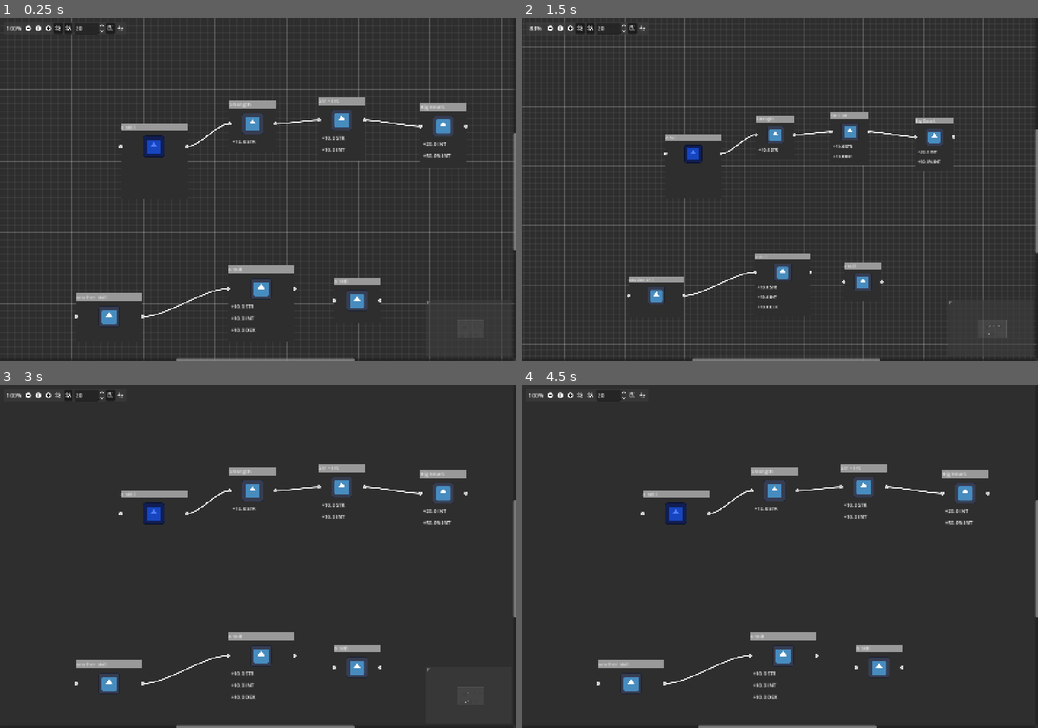
Above: before the commit, frames 1-4 (two rows, left to right).
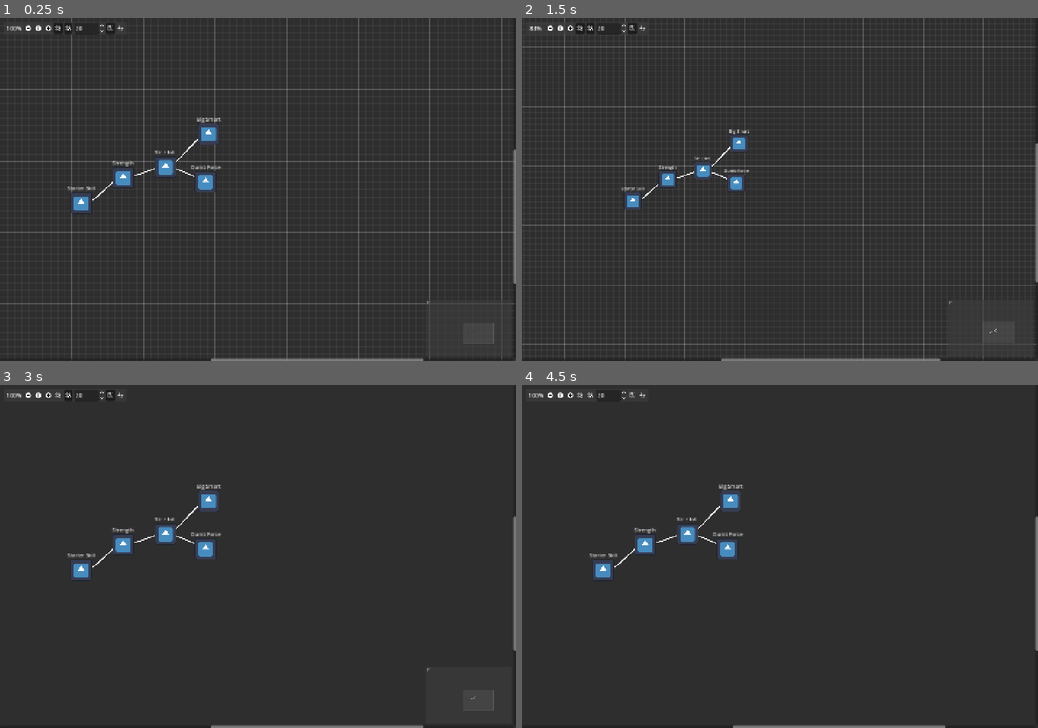
Above: after the commit, the same moments.

Repository: Koaieus/skill-tree-of-life
Game: Godot game, scene res://main.tscn
Same seed, same stepped clock (60 frames per second), same inputs: the game is played once before the commit and once after it. The engine's default icon, where the game draws it, is replaced by a stand-in: a white triangle on a blue panel in a dark square.
Inputs (mouse positions are in pixels of both pictures, inside the frame that each line leads up to):
- Up to frame 1 (0.25 s): no input
- Up to frame 2 (1.5 s): click (785, 288) at 0.52 s; click (547, 28) at 1.25 s
- Up to frame 3 (3 s): click (46, 395) at 2 s; click (56, 395) at 2.75 s
- Up to frame 4 (4.5 s): click (589, 395) at 3.5 s; click (630, 395) at 4.25 s

The runs differ from the first frame. In frame 1, 5.9% of the frame differs, in the area x 13-100%, y 23-100%; in frame 2, 4.1%; in frame 3, 5.6%; in frame 4, 5.6%.
Error after the commit: Parse Error: Could not parse global class "TreeEntity" from "res://tree_entity.gd". (res://tree_node.gd:5)

Commit message:
Customize skill display, start on skill allocation logic

Diff:
--- a/main.tscn
+++ b/main.tscn
@@ -1,11 +1,10 @@
-[gd_scene load_steps=20 format=3 uid="uid://cifdsy0tgbjj2"]
+[gd_scene load_steps=19 format=3 uid="uid://cifdsy0tgbjj2"]
 
 [ext_resource type="PackedScene" uid="uid://tm13xqmslpor" path="res://player.tscn" id="2_1bvp3"]
 [ext_resource type="PackedScene" uid="uid://cp7jtjmcxyxlm" path="res://tree_graph_edit.tscn" id="4_7mycd"]
 [ext_resource type="PackedScene" uid="uid://dxsj4sc2n6kcm" path="res://tree_node.tscn" id="5_lquwl"]
 [ext_resource type="Script" uid="uid://cfpnfqaij275b" path="res://stat_system/modifier/int_stat_modifier.gd" id="6_4c57u"]
 [ext_resource type="Script" uid="uid://c4wli7tfhudjl" path="res://stat_system/modifier/_number_stat_modifier.gd" id="6_5vw27"]
-[ext_resource type="PackedScene" uid="uid://ocw3oj3rx4gr" path="res://mod.tscn" id="6_272bh"]
 [ext_resource type="PackedScene" uid="uid://bykuqbr2eeh8j" path="res://skills.tscn" id="7_5vw27"]
 [ext_resource type="Script" uid="uid://cehpx155ql87x" path="res://stats/list/str_stat.gd" id="7_efxa6"]
 [ext_resource type="Script" uid="uid://chokoff1ki83w" path="res://stats/list/int_stat.gd" id="8_dg77c"]
@@ -63,7 +62,7 @@
 
 [sub_resource type="Resource" id="Resource_cegan"]
 script = ExtResource("10_efxa6")
-operation_value = 50.0
+operation_value = 50
 operation = 10
 stat_key = ExtResource("8_dg77c")
 metadata/_custom_type_script = "uid://cjce8d5f3u662"
@@ -73,8 +72,7 @@
 [node name="Players" type="Node" parent="."]
 unique_name_in_owner = true
 
-[node name="Player" parent="Players" node_paths=PackedStringArray("core") instance=ExtResource("2_1bvp3")]
-core = NodePath("../../VBoxContainer/TreeGraphEdit/TreeNode")
+[node name="Player" parent="Players" instance=ExtResource("2_1bvp3")]
 color = Color(0.31512, 0.490913, 1, 1)
 
 [node name="VBoxContainer" type="VBoxContainer" parent="."]
@@ -91,12 +89,6 @@
 layout_mode = 2
 connection_lines_curvature = 0.3
 connections = Array[Dictionary]([{
-"from_node": &"TreeNode2",
-"from_port": 0,
-"keep_alive": false,
-"to_node": &"TreeNode",
-"to_port": 0
-}, {
 "from_node": &"Start",
 "from_port": 0,
 "keep_alive": false,
@@ -114,196 +106,118 @@
 "keep_alive": false,
 "to_node": &"BigInt",
 "to_port": 0
+}, {
+"from_node": &"StrInt",
+"from_port": 0,
+"keep_alive": true,
+"to_node": &"Dumb Force",
+"to_port": 0
 }])
 
-[node name="TreeNode" parent="VBoxContainer/TreeGraphEdit" index="1"]
-offset_left = 636.0
-offset_top = 692.0
-offset_right = 821.0
-offset_bottom = 905.0
-position_offset = Vector2(636, 692)
-slot/3/left_enabled = false
-slot/3/left_type = 0
-slot/3/left_color = Color(1, 1, 1, 1)
-slot/3/left_icon = null
-slot/3/right_enabled = false
-slot/3/right_type = 0
-slot/3/right_color = Color(1, 1, 1, 1)
-slot/3/right_icon = null
-slot/3/draw_stylebox = true
-slot/4/left_enabled = false
-slot/4/left_type = 0
-slot/4/left_color = Color(1, 1, 1, 1)
-slot/4/left_icon = null
-slot/4/right_enabled = false
-slot/4/right_type = 0
-slot/4/right_color = Color(1, 1, 1, 1)
-slot/4/right_icon = null
-slot/4/draw_stylebox = true
-slot/5/left_enabled = false
-slot/5/left_type = 0
-slot/5/left_color = Color(1, 1, 1, 1)
-slot/5/left_icon = null
-slot/5/right_enabled = false
-slot/5/right_type = 0
-slot/5/right_color = Color(1, 1, 1, 1)
-slot/5/right_icon = null
-slot/5/draw_stylebox = true
-
-[node name="Mod" parent="VBoxContainer/TreeGraphEdit/TreeNode" index="4" instance=ExtResource("6_272bh")]
-layout_mode = 2
-amount = 10.0
-
-[node name="Mod2" parent="VBoxContainer/TreeGraphEdit/TreeNode" index="5" instance=ExtResource("6_272bh")]
-layout_mode = 2
-amount = 10.0
-stat = "INT"
-
-[node name="Mod3" parent="VBoxContainer/TreeGraphEdit/TreeNode" index="6" instance=ExtResource("6_272bh")]
-layout_mode = 2
-amount = 10.0
-stat = "DEX"
-
-[node name="TreeNode2" parent="VBoxContainer/TreeGraphEdit" index="2"]
-offset_left = 212.0
-offset_top = 770.0
-offset_right = 397.0
-offset_bottom = 906.0
-position_offset = Vector2(212, 770)
-
 [node name="Start" parent="VBoxContainer/TreeGraphEdit" node_paths=PackedStringArray("owned_by") instance=ExtResource("5_lquwl")]
-layout_mode = 0
-offset_left = 336.0
-offset_top = 294.0
-offset_right = 521.0
-offset_bottom = 507.0
-mouse_filter = 1
-position_offset = Vector2(336, 294)
+self_modulate = Color(1, 1, 1, 0)
+layout_mode = 0
+anchors_preset = 0
+anchor_top = 0.0
+anchor_right = 0.0
+anchor_bottom = 0.0
+offset_left = 187.0
+offset_top = 465.0
+offset_right = 266.0
+offset_bottom = 545.0
+mouse_filter = 1
+theme_override_constants/port_h_offset = 30
+position_offset = Vector2(187, 465)
+title = "Starter Skill"
 owned_by = NodePath("../../../Players/Player")
 modifiers = Array[ExtResource("6_5vw27")]([SubResource("Resource_w48qg"), SubResource("Resource_vivmo"), SubResource("Resource_2cqfq")])
 
-[node name="TreeNode3" parent="VBoxContainer/TreeGraphEdit" instance=ExtResource("5_lquwl")]
-layout_mode = 0
-offset_left = 932.0
-offset_top = 725.0
-offset_right = 1060.0
-offset_bottom = 853.0
-mouse_filter = 1
-position_offset = Vector2(932, 725)
-
 [node name="Strength" parent="VBoxContainer/TreeGraphEdit" instance=ExtResource("5_lquwl")]
-layout_mode = 0
-offset_left = 640.0
-offset_top = 230.0
-offset_right = 768.0
-offset_bottom = 377.0
-mouse_filter = 1
-position_offset = Vector2(640, 230)
+self_modulate = Color(1, 1, 1, 0)
+layout_mode = 0
+anchors_preset = 0
+anchor_top = 0.0
+anchor_right = 0.0
+anchor_bottom = 0.0
+offset_left = 313.0
+offset_top = 394.0
+offset_right = 373.0
+offset_bottom = 474.0
+mouse_filter = 1
+theme_override_constants/port_h_offset = 30
+position_offset = Vector2(313, 394)
 title = "Strength"
-slot/3/left_enabled = false
-slot/3/left_type = 0
-slot/3/left_color = Color(1, 1, 1, 1)
-slot/3/left_icon = null
-slot/3/right_enabled = false
-slot/3/right_type = 0
-slot/3/right_color = Color(1, 1, 1, 1)
-slot/3/right_icon = null
-slot/3/draw_stylebox = true
 modifiers = Array[ExtResource("6_5vw27")]([SubResource("Resource_dg77c")])
 
-[node name="Mod" parent="VBoxContainer/TreeGraphEdit/Strength" instance=ExtResource("6_272bh")]
-layout_mode = 2
-amount = 10.0
-
 [node name="StrInt" parent="VBoxContainer/TreeGraphEdit" instance=ExtResource("5_lquwl")]
-layout_mode = 0
-offset_left = 889.0
-offset_top = 220.0
-offset_right = 1017.0
-offset_bottom = 400.0
-mouse_filter = 1
-position_offset = Vector2(889, 220)
+self_modulate = Color(1, 1, 1, 0)
+layout_mode = 0
+anchors_preset = 0
+anchor_top = 0.0
+anchor_right = 0.0
+anchor_bottom = 0.0
+offset_left = 431.0
+offset_top = 364.0
+offset_right = 491.0
+offset_bottom = 444.0
+mouse_filter = 1
+theme_override_constants/port_h_offset = 30
+position_offset = Vector2(431, 364)
 title = "Str + Int"
-slot/3/left_enabled = false
-slot/3/left_type = 0
-slot/3/left_color = Color(1, 1, 1, 1)
-slot/3/left_icon = null
-slot/3/right_enabled = false
-slot/3/right_type = 0
-slot/3/right_color = Color(1, 1, 1, 1)
-slot/3/right_icon = null
-slot/3/draw_stylebox = true
-slot/4/left_enabled = false
-slot/4/left_type = 0
-slot/4/left_color = Color(1, 1, 1, 1)
-slot/4/left_icon = null
-slot/4/right_enabled = false
-slot/4/right_type = 0
-slot/4/right_color = Color(1, 1, 1, 1)
-slot/4/right_icon = null
-slot/4/draw_stylebox = true
 modifiers = Array[ExtResource("6_5vw27")]([SubResource("Resource_ycdy4"), SubResource("Resource_yaehf")])
 
-[node name="Mod" parent="VBoxContainer/TreeGraphEdit/StrInt" instance=ExtResource("6_272bh")]
-layout_mode = 2
-amount = 10.0
-
-[node name="Mod2" parent="VBoxContainer/TreeGraphEdit/StrInt" instance=ExtResource("6_272bh")]
-layout_mode = 2
-amount = 10.0
-stat = "INT"
-
 [node name="BigInt" parent="VBoxContainer/TreeGraphEdit" instance=ExtResource("5_lquwl")]
-layout_mode = 0
-offset_left = 1172.0
-offset_top = 237.0
-offset_right = 1300.0
-offset_bottom = 417.0
-mouse_filter = 1
-position_offset = Vector2(1172, 237)
+self_modulate = Color(1, 1, 1, 0)
+layout_mode = 0
+anchors_preset = 0
+anchor_top = 0.0
+anchor_right = 0.0
+anchor_bottom = 0.0
+offset_left = 548.0
+offset_top = 272.0
+offset_right = 614.0
+offset_bottom = 352.0
+mouse_filter = 1
+theme_override_constants/port_h_offset = 33
+position_offset = Vector2(548, 272)
 title = "Big Smart"
-slot/3/left_enabled = false
-slot/3/left_type = 0
-slot/3/left_color = Color(1, 1, 1, 1)
-slot/3/left_icon = null
-slot/3/right_enabled = false
-slot/3/right_type = 0
-slot/3/right_color = Color(1, 1, 1, 1)
-slot/3/right_icon = null
-slot/3/draw_stylebox = true
-slot/4/left_enabled = false
-slot/4/left_type = 0
-slot/4/left_color = Color(1, 1, 1, 1)
-slot/4/left_icon = null
-slot/4/right_enabled = false
-slot/4/right_type = 0
-slot/4/right_color = Color(1, 1, 1, 1)
-slot/4/right_icon = null
-slot/4/draw_stylebox = true
 modifiers = Array[ExtResource("6_5vw27")]([SubResource("Resource_074og"), SubResource("Resource_cegan")])
 
-[node name="Mod2" parent="VBoxContainer/TreeGraphEdit/BigInt" instance=ExtResource("6_272bh")]
-layout_mode = 2
-amount = 20.0
-stat = "INT"
-
-[node name="Mod" parent="VBoxContainer/TreeGraphEdit/BigInt" instance=ExtResource("6_272bh")]
-layout_mode = 2
-amount = 50.0
-stat = "INT"
-operation = 1
+[node name="Dumb Force" parent="VBoxContainer/TreeGraphEdit" instance=ExtResource("5_lquwl")]
+self_modulate = Color(1, 1, 1, 0)
+layout_mode = 0
+anchors_preset = 0
+anchor_top = 0.0
+anchor_right = 0.0
+anchor_bottom = 0.0
+offset_left = 532.0
+offset_top = 406.0
+offset_right = 614.0
+offset_bottom = 486.0
+mouse_filter = 1
+theme_override_constants/port_h_offset = 64
+position_offset = Vector2(532, 406)
+title = "Dumb Force"
 
 [node name="Skills" parent="." instance=ExtResource("7_5vw27")]
 visible = false
 
 [node name="Strength" parent="Skills" index="0"]
 visible = false
+self_modulate = Color(1, 1, 1, 0)
+anchors_preset = 0
+theme_override_constants/port_h_offset = 64
 
 [node name="StrInt" parent="Skills" index="1"]
 visible = false
+self_modulate = Color(1, 1, 1, 0)
+anchors_preset = 0
+theme_override_constants/port_h_offset = 64
 
 [node name="BigInt" parent="Skills" index="2"]
 visible = false
-
-[editable path="VBoxContainer/TreeGraphEdit"]
+self_modulate = Color(1, 1, 1, 0)
+anchors_preset = 0
+theme_override_constants/port_h_offset = 64
+
 [editable path="Skills"]
--- a/skills.tscn
+++ b/skills.tscn
@@ -38,8 +38,8 @@
 
 [sub_resource type="Resource" id="Resource_21ovc"]
 script = ExtResource("7_21ovc")
-operation_value = 50.0
-operation = 10
+operation_value = null
+operation = null
 stat_key = ExtResource("6_21ovc")
 metadata/_custom_type_script = "uid://cjce8d5f3u662"
 
--- a/stat_system/modifier/_number_stat_modifier.gd
+++ b/stat_system/modifier/_number_stat_modifier.gd
@@ -37,3 +37,24 @@
 				return value
 			return value / (_operation_value * apply_count)
 	return value
+
+func get_stat_name() -> String:
+	if stat_key:
+		#var name = stat_key.get('abbreviation').call()
+		var name = stat_key.abbreviation()
+		if name:
+			return name
+	return "<name or abbrev of the stat>"
+
+func as_string() -> String:
+	var stat_name = get_stat_name()
+	match operation:
+		Operation.ADD:
+			return "+{0} {1}".format([_operation_value, stat_name])
+		Operation.SUBSTRACT:
+			return "-{0} {1}".format([_operation_value, stat_name])
+		Operation.MULTIPLY:
+			return "x{0} {1}".format([_operation_value, stat_name])
+		Operation.DIVIDE:
+			return "÷{0} {1}".format([_operation_value, stat_name])
+	return super()
--- a/stat_system/modifier/incremental_stat_modifier.gd
+++ b/stat_system/modifier/incremental_stat_modifier.gd
@@ -1,7 +1,7 @@
 extends NumberStatModifier
 class_name IncrementalStatModifier
 
-@export_custom(PROPERTY_HINT_NONE, 'suffix:%') var operation_value: float = 0.
+@export_custom(PROPERTY_HINT_NONE, 'suffix:%') var operation_value: int = 0
 
 func get_operation_value() -> float:
 	return operation_value / 100.
@@ -20,3 +20,16 @@
 				return value
 			stat._multiplier /= _operation_value * apply_count
 	return value
+
+func as_string() -> String:
+	var stat_name = get_stat_name()
+	match operation:
+		Operation.ADD:
+			return "+{0}% {1}".format([operation_value, stat_name])
+		Operation.SUBSTRACT:
+			return "-{0}% {1}".format([operation_value, stat_name])
+		Operation.MULTIPLY:
+			return "{0}% More {1}".format([operation_value, stat_name])
+		Operation.DIVIDE:
+			return "{0}% Less {1}".format([1. - operation_value, stat_name])
+	return super()
--- a/stat_system/stat.gd
+++ b/stat_system/stat.gd
@@ -6,13 +6,13 @@
 #@export var abbreviation: String = ""
 #@export var description: String = ""
 
-func name()-> String:
+static func name() -> String:
 	return "<full name of stat>"
 
-func abbreviation()-> String:
+static func abbreviation()-> String:
 	return "<stat abbreviation>"
 
-func description() -> String:
+static func description() -> String:
 	return "<stat description>"
 
 ## Key that defines the uniqueness of a stat
--- a/stats/list/dex_stat.gd
+++ b/stats/list/dex_stat.gd
@@ -1,8 +1,11 @@
 extends IntStat
 class_name DexterityStat
 
-func abbreviation():
-	return "dex"
+static func name():
+	return "Dexterity"
 
-func description():
+static func abbreviation():
+	return "DEX"
+
+static func description():
 	return "How much of a nimble speediboi you are"
--- a/stats/list/int_stat.gd
+++ b/stats/list/int_stat.gd
@@ -1,9 +1,11 @@
 extends IntStat
 class_name IntelligenceStat
 
+static func name():
+	return "Intelligence"
 
-func abbreviation():
-	return "int"
+static func abbreviation():
+	return "INT"
 
-func description():
+static func description():
 	return "Big smart yes?"
--- a/stats/list/skill_point_pool_stat.gd
+++ b/stats/list/skill_point_pool_stat.gd
@@ -2,8 +2,8 @@
 class_name SkillPointPoolStat
 
 
-func abbreviation():
+static func abbreviation():
 	return "skillpts"
 
-func description():
+static func description():
 	return "How many skill points you have and have spent"
--- a/stats/list/str_stat.gd
+++ b/stats/list/str_stat.gd
@@ -1,11 +1,11 @@
 extends IntStat
 class_name StrengthStat
 
-func name():
-	return ""
+static func name():
+	return "Strenth"
 
-func abbreviation():
-	return "str"
+static func abbreviation():
+	return "STR"
 
-func description():
+static func description():
 	return "STRONG MONKE"
--- a/tooltip.tscn
+++ b/tooltip.tscn
@@ -48,4 +48,4 @@
 [node name="Contents" type="VBoxContainer" parent="M/V"]
 unique_name_in_owner = true
 layout_mode = 2
-theme_override_constants/separation = -3
+theme_override_constants/separation = 5
--- a/tree_entity.gd
+++ b/tree_entity.gd
@@ -11,3 +11,6 @@
 
 func _ready() -> void:
 	pass
+
+func allocate_skill_node(skill_node: TreeNode) -> bool:
+	if
--- a/tree_entity.tscn
+++ b/tree_entity.tscn
@@ -51,6 +51,7 @@
 
 [node name="TreeEntity" type="Node"]
 script = ExtResource("1_fgaco")
+color = null
 
 [node name="EntityStatsManager" type="Node" parent="."]
 script = ExtResource("2_elqwa")
--- a/tree_graph_edit.gd
+++ b/tree_graph_edit.gd
@@ -30,3 +30,6 @@
 	print('Poppin up at', at_position)
 	var rect = Rect2i(at_position, Vector2i(100,100))
 	%ContextMenu.popup(rect)
+
+#func _get_connection_line(from_position: Vector2, to_position: Vector2) -> PackedVector2Array:
+	#return PackedVector2Array([from_position, to_position])
--- a/tree_graph_edit.tscn
+++ b/tree_graph_edit.tscn
@@ -1,7 +1,6 @@
-[gd_scene load_steps=3 format=3 uid="uid://cp7jtjmcxyxlm"]
+[gd_scene load_steps=2 format=3 uid="uid://cp7jtjmcxyxlm"]
 
 [ext_resource type="Script" uid="uid://dnl6no1h6mn5p" path="res://tree_graph_edit.gd" id="1_0sg4w"]
-[ext_resource type="PackedScene" uid="uid://dxsj4sc2n6kcm" path="res://tree_node.tscn" id="2_hnwal"]
 
 [node name="TreeGraphEdit" type="GraphEdit"]
 anchors_preset = 15
@@ -11,35 +10,9 @@
 grow_vertical = 2
 size_flags_vertical = 3
 right_disconnects = true
-connections = Array[Dictionary]([{
-"from_node": &"TreeNode2",
-"from_port": 0,
-"keep_alive": false,
-"to_node": &"TreeNode",
-"to_port": 0
-}])
 minimap_opacity = 0.6
 show_zoom_label = true
 script = ExtResource("1_0sg4w")
-
-[node name="TreeNode" parent="." instance=ExtResource("2_hnwal")]
-layout_mode = 1
-offset_left = 700.0
-offset_top = 191.0
-offset_right = 885.0
-offset_bottom = 319.0
-mouse_filter = 1
-position_offset = Vector2(700, 191)
-
-[node name="TreeNode2" parent="." instance=ExtResource("2_hnwal")]
-layout_mode = 1
-offset_left = 287.0
-offset_top = 317.0
-offset_right = 472.0
-offset_bottom = 453.0
-mouse_filter = 1
-position_offset = Vector2(287, 317)
-title = "another skill"
 
 [node name="ContextMenu" type="PopupMenu" parent="."]
 unique_name_in_owner = true
--- a/tree_node.gd
+++ b/tree_node.gd
@@ -12,7 +12,7 @@
 @export var modifiers: Array[NumberStatModifier] = []
 
 #@onready var button: Button = $Ports/ButtonBar/Button
-@onready var icon = $C/Icon
+@onready var icon = %Icon
 @onready var tool_tip: PackedScene = preload("res://tooltip.tscn")
 
 var mod_scene_packed = preload("res://mod.tscn")
@@ -20,13 +20,24 @@
 # Called when the node enters the scene tree for the first time.
 func _ready() -> void:
 	update_owner(owned_by)
-	#self_modulate = Color.TRANSPARENT
+
+	var title_box: HBoxContainer = get_titlebar_hbox()
+	var title_label: Label = title_box.get_child(0, true)
+	print(title_label.horizontal_alignment)
+	#title_label.grow_horizontal = Control.GROW_DIRECTION_BOTH
+	title_label.horizontal_alignment = HORIZONTAL_ALIGNMENT_CENTER
+	if not Engine.is_editor_hint():
+		self_modulate = Color.TRANSPARENT
+		get_titlebar_hbox().hide()
+		add_theme_constant_override("port_h_offset", size.x / 2)
+		$M.add_theme_constant_override("margin_top", -title_box.size.y)
+		$M.add_theme_constant_override("margin_bottom", -title_box.size.y)
+		add_theme_constant_override("separation", -title_box.size.y)
 	#icon.top_level = true
 
 # Called every frame. 'delta' is the elapsed time since the previous frame.
 func _process(delta: float) -> void:
 	pass
-
 
 
 func update_owner(new_owner: TreeEntity):
--- a/tree_node.tscn
+++ b/tree_node.tscn
@@ -1,17 +1,12 @@
-[gd_scene load_steps=11 format=3 uid="uid://dxsj4sc2n6kcm"]
+[gd_scene load_steps=10 format=3 uid="uid://dxsj4sc2n6kcm"]
 
 [ext_resource type="Theme" uid="uid://twp12lx6lihg" path="res://theme.tres" id="1_hpis2"]
 [ext_resource type="Script" uid="uid://w8uldc548wtl" path="res://tree_node.gd" id="1_myg1w"]
-[ext_resource type="Texture2D" uid="uid://dschwfguainhj" path="res://assets/icons/Icon set 1/0.5x/Asset 77@0.5x.png" id="3_3xe2u"]
 [ext_resource type="Shader" uid="uid://cuwcowt4g5tjm" path="res://button_socket2.gdshader" id="4_gvsnc"]
 [ext_resource type="Texture2D" uid="uid://dy7djfa2xjswl" path="res://icon.svg" id="4_l8d3n"]
 [ext_resource type="Texture2D" uid="uid://jclwkga81lg0" path="res://assets/border_pack/Ram Panels All.png" id="5_nt0f8"]
 
 [sub_resource type="StyleBoxFlat" id="StyleBoxFlat_bv6hc"]
-content_margin_left = 8.0
-content_margin_top = 8.0
-content_margin_right = 8.0
-content_margin_bottom = 8.0
 bg_color = Color(0.180392, 0.180392, 0.180392, 1)
 
 [sub_resource type="StyleBoxFlat" id="StyleBoxFlat_d3g1t"]
@@ -32,52 +27,42 @@
 shader_parameter/mask_texture = ExtResource("5_nt0f8")
 
 [node name="TreeNode" type="GraphNode"]
-custom_minimum_size = Vector2(128, 128)
+anchors_preset = -1
+anchor_top = 0.021
+anchor_right = 0.042
+anchor_bottom = 0.083
+offset_top = -20.16
+offset_right = -0.480003
+offset_bottom = 0.319992
 size_flags_horizontal = 4
 size_flags_vertical = 4
 theme = ExtResource("1_hpis2")
-theme_override_constants/separation = 3
+theme_override_constants/separation = 100
 theme_override_styles/panel = SubResource("StyleBoxFlat_bv6hc")
 theme_override_styles/titlebar = SubResource("StyleBoxFlat_d3g1t")
 theme_override_styles/slot = SubResource("StyleBoxFlat_i2wdb")
+draggable = false
+selectable = false
 title = "a skill"
-slot/0/left_enabled = false
+slot/0/left_enabled = true
 slot/0/left_type = 0
-slot/0/left_color = Color(0, 1, 0, 0.682353)
+slot/0/left_color = Color(1, 1, 1, 1)
 slot/0/left_icon = null
-slot/0/right_enabled = false
+slot/0/right_enabled = true
 slot/0/right_type = 0
-slot/0/right_color = Color(1, 0, 0, 0.74902)
+slot/0/right_color = Color(1, 1, 1, 1)
 slot/0/right_icon = null
 slot/0/draw_stylebox = true
-slot/1/left_enabled = true
-slot/1/left_type = 0
-slot/1/left_color = Color(1, 1, 1, 1)
-slot/1/left_icon = null
-slot/1/right_enabled = true
-slot/1/right_type = 0
-slot/1/right_color = Color(1, 1, 1, 1)
-slot/1/right_icon = null
-slot/1/draw_stylebox = true
-slot/2/left_enabled = false
-slot/2/left_type = 0
-slot/2/left_color = Color(1, 1, 1, 1)
-slot/2/left_icon = null
-slot/2/right_enabled = false
-slot/2/right_type = 0
-slot/2/right_color = Color(1, 1, 1, 1)
-slot/2/right_icon = null
-slot/2/draw_stylebox = true
 script = ExtResource("1_myg1w")
 
-[node name="Ports" type="Control" parent="."]
+[node name="M" type="MarginContainer" parent="."]
 layout_mode = 2
 
-[node name="C" type="CenterContainer" parent="."]
-custom_minimum_size = Vector2(64, 64)
+[node name="C" type="CenterContainer" parent="M"]
 layout_mode = 2
 
-[node name="Icon" type="TextureButton" parent="C"]
+[node name="Icon" type="TextureButton" parent="M/C"]
+unique_name_in_owner = true
 material = SubResource("ShaderMaterial_gvsnc")
 custom_minimum_size = Vector2(60, 60)
 layout_mode = 2
@@ -85,22 +70,6 @@
 ignore_texture_size = true
 stretch_mode = 0
 
-[node name="ButtonBar" type="HBoxContainer" parent="."]
-visible = false
-layout_mode = 2
-theme_override_constants/separation = 0
-alignment = 2
-
-[node name="Button" type="Button" parent="ButtonBar"]
-custom_minimum_size = Vector2(20, 20)
-layout_mode = 2
-size_flags_horizontal = 8
-size_flags_vertical = 4
-theme_override_constants/icon_max_width = 10
-text = "Mod "
-icon = ExtResource("3_3xe2u")
-
 [connection signal="tree_entered" from="." to="." method="_on_tree_entered"]
-[connection signal="mouse_entered" from="C/Icon" to="." method="_on_icon_mouse_entered"]
-[connection signal="mouse_exited" from="C/Icon" to="." method="_on_icon_mouse_exited"]
-[connection signal="pressed" from="ButtonBar/Button" to="." method="add_new_mod"]
+[connection signal="mouse_entered" from="M/C/Icon" to="." method="_on_icon_mouse_entered"]
+[connection signal="mouse_exited" from="M/C/Icon" to="." method="_on_icon_mouse_exited"]
